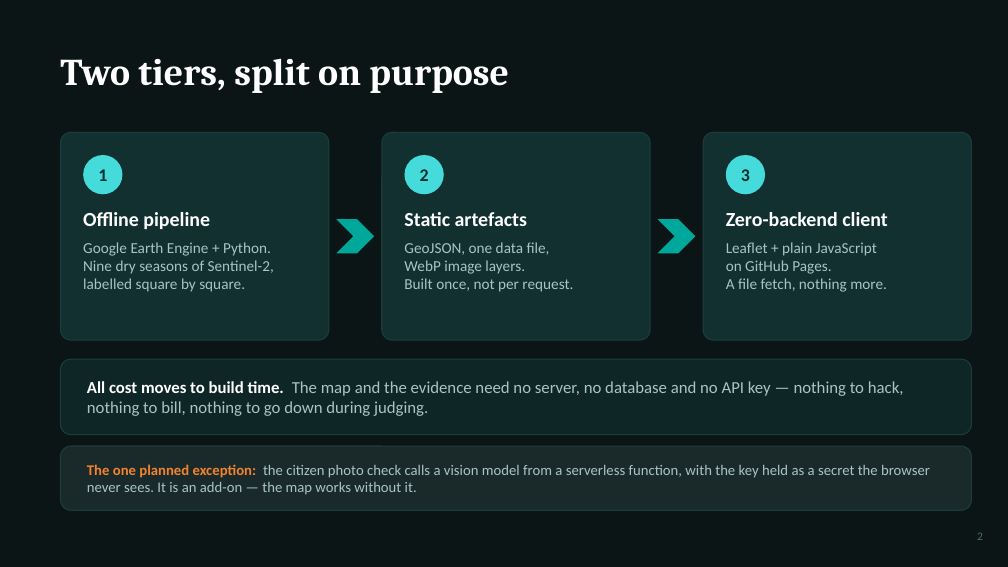
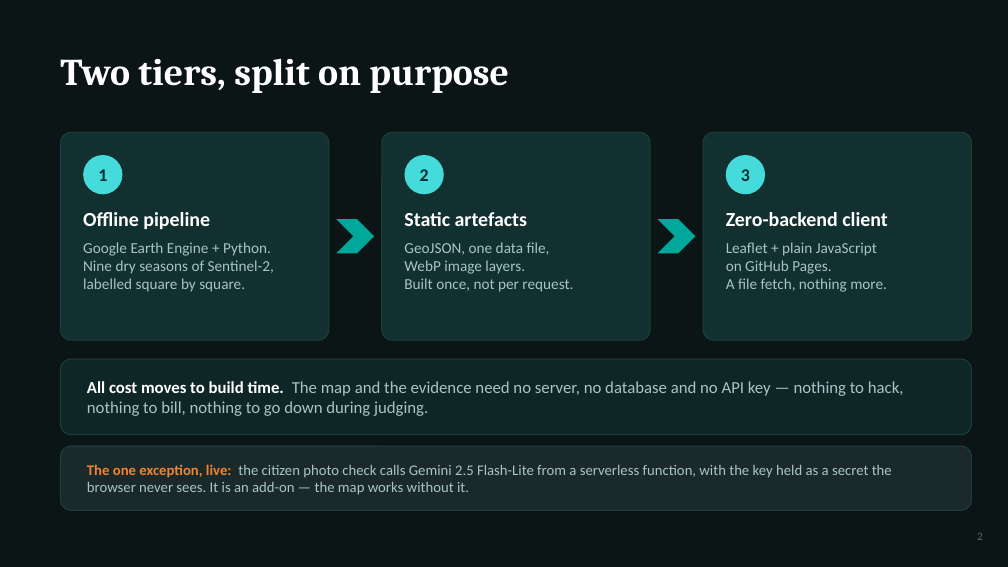
Before and after one commit to ATHULYAPANDIAN24/neerkatti, a slide deck: slide 2 of prep/NEERKATTI_deck.pptx. Drawn at 1008x567 pixels with LibreOffice and Linux fonts; fonts in the diff are those of the drawing. Boxes give left, top, right and bottom in pixels: in the first picture for what was removed or moved away, otherwise in the second. Text is boxed around its words. In the diff, an @@ line names an element or a change of style, - is before the commit and + after.

```diff
--- a/prep/NEERKATTI_deck.pptx
+++ b/prep/NEERKATTI_deck.pptx
@@ text at (x1=87, y1=464, x2=892, y2=495): text changed @@
-The one planned exception: the citizen photo check calls a vision model from a serverless function, with the key held as a secret the browser never sees. It is an add-on — the map works without it.
+The one exception, live: the citizen photo check calls Gemini 2.5 Flash-Lite from a serverless function, with the key held as a secret the browser never sees. It is an add-on — the map works without it.
```
Also in this commit, not shown: 1 other file.
